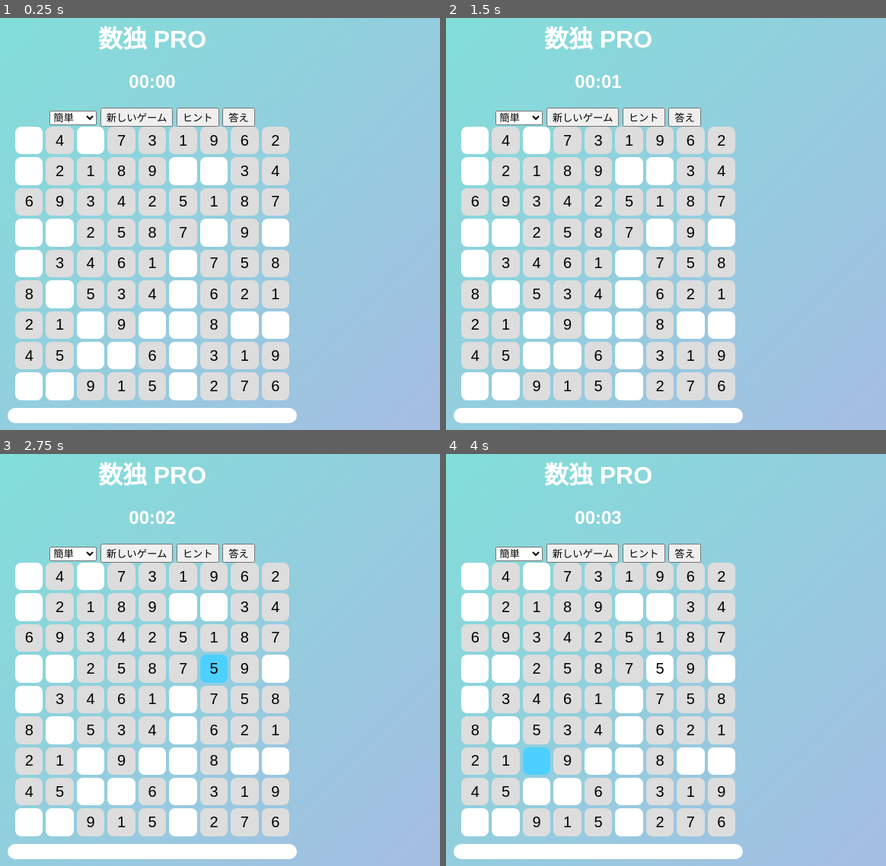
Above: before the commit, frames 1-4 (two rows, left to right).
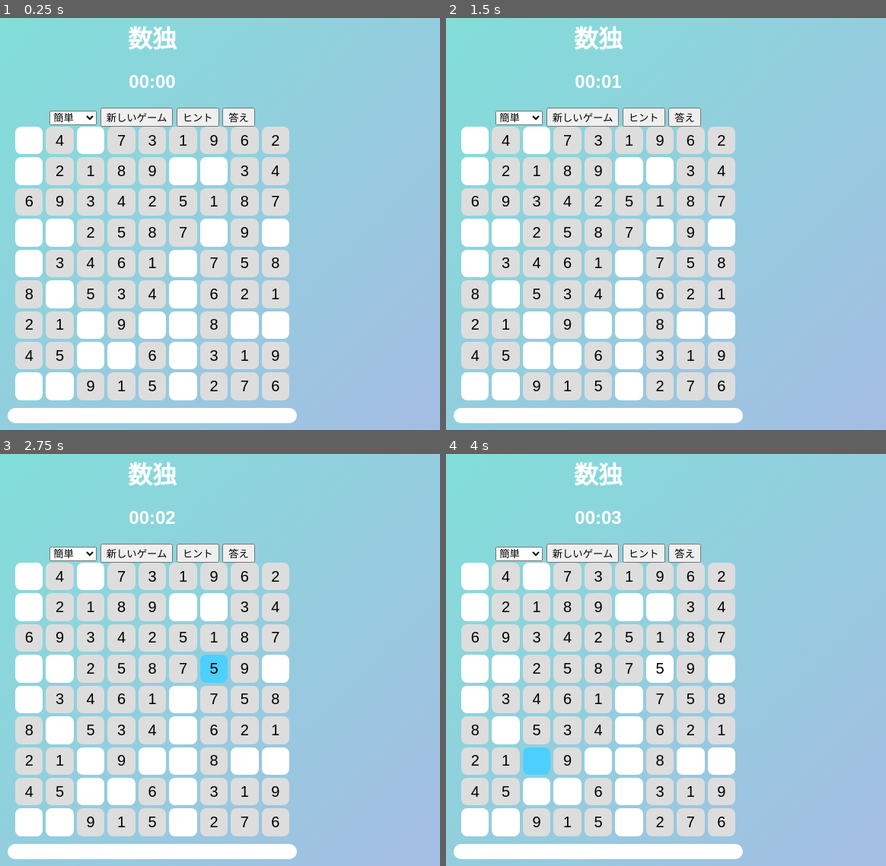
Above: after the commit, the same moments.

Repository: dariuszt007/sudoku1
Game: browser game, page index.html
Two runs of this game, one before a commit and one after it. Both use one fixed random seed, a clock stepped at 60 frames per second and the inputs below.
Inputs (mouse positions are in pixels of both pictures, inside the frame that each line leads up to):
- Up to frame 1 (0.25 s): no input
- Up to frame 2 (1.5 s): click (600, 261) at 0.27 s; click (600, 289) at 1.07 s; click (600, 355) at 1.27 s
- Up to frame 3 (2.75 s): click (96, 672) at 1.67 s; click (154, 639) at 1.87 s; click (206, 655) at 2.27 s; click (290, 701) at 2.47 s
- Up to frame 4 (4 s): click (639, 754) at 2.87 s; click (476, 701) at 3.07 s; click (529, 767) at 3.47 s; click (710, 791) at 3.67 s

The runs differ from the first frame. In frame 1, 0.7% of the frame differs, in the area x 22-47%, y 1-8%; in frame 2, 0.7%; in frame 3, 0.7%; in frame 4, 0.7%.

Commit message:
Update index.html

Diff:
--- a/index.html
+++ b/index.html
@@ -3,7 +3,9 @@
 <head>
 <meta charset="UTF-8">
 <meta name="viewport" content="width=device-width, initial-scale=1.0">
-<title>数独 PRO</title>
+<title>数独</title>
+     <!-- Link do ładnej ikonki na iPhone'a -->
+    <link rel="apple-touch-icon" href="sudoku.png">
 
 <style>
 body {
@@ -64,7 +66,7 @@
 </head>
 <body>
 
-<h1>数独 PRO</h1>
+<h1>数独</h1>
 <h2 id="timer">00:00</h2>
 
 <select id="difficulty">
